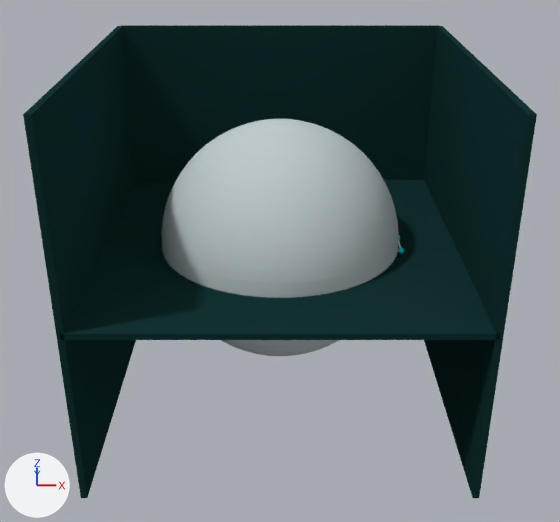
Before and after pictures for a commit that changed the Blender file demos/atlas/chain.blend.
Rendered twice from a 50 mm lens placed at (0.0, -24.08, 11.12), pointed at (0.0, -0.31, -0.72). The lights are fixed; the arrows at lower left show +X, +Y and +Z.
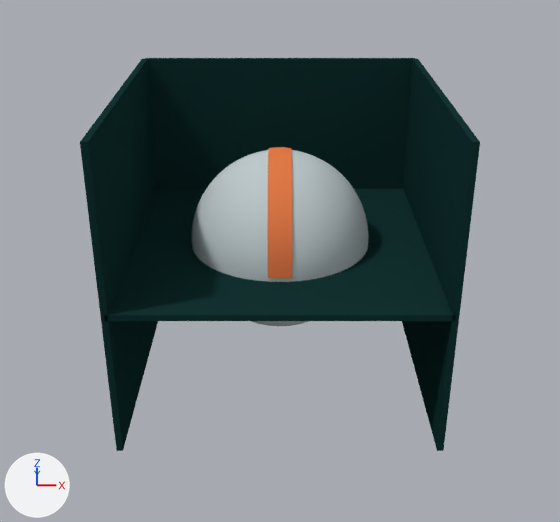
Where the newer file only moved an object's origin or applied its transform, the numbers keep the older frame.

Where the change shows, as pixel boxes [x1, y1, x2, y2] in the pictures (560 x 522 px; the box of a moved part takes in the faces that stretch with it):
'Cube.001', moved, rescaled (15% narrower, 15% shorter): before [121, 25, 439, 180]; after [145, 58, 415, 189]
'Cube', rescaled (20% narrower, 17% shorter): before [60, 180, 500, 340]; after [104, 189, 456, 321]
'Cube.003', moved, rescaled (31% narrower, 17% shorter): before [23, 26, 136, 498]; after [80, 59, 158, 451]
'Cube.002', moved, rescaled (31% narrower, 17% shorter): before [424, 26, 537, 498]; after [402, 59, 480, 451]
'Sphere', reshaped (26% narrower, 26% shorter): before [161, 119, 399, 356]; after [192, 150, 368, 326]
'Grid', added (orange): after [268, 147, 292, 278]
part 1 of me_sphere, moved or reshaped: before [161, 119, 399, 356]; after [192, 150, 368, 326]

The change, as a list of edits to the scene's bpy script:
```text
Add mat_obstacle:
    mat_obstacle = diffuse_material('Obstacle')
    mat_obstacle.base_color = (0.8, 0.206, 0.0688)  # orange #e77d4a
Change me_sphere:
    used by ob_sphere; location = (0.0, 0.0, 0.0); scale = (4.0, 4.0, 4.0)
    remove me_sphere.from_pydata(...)  # 1986 vertices, 2048 faces; spans x -1.0..1.0, y -1.0..1.0, z -1.0..1.0
    add me_sphere.from_pydata(...)  # 1986 vertices, 2048 faces; spans x -0.75..0.75, y -0.75..0.75, z -0.75..0.75
    me_sphere part 1: 1986 vertices removed from x -1.0..1.0, y -1.0..1.0, z -1.0..1.0; 1986 vertices added at x -0.75..0.75, y -0.75..0.75, z -0.75..0.75
    me_sphere part 2: the surface is now shaded smooth
Add me_grid:
    me_grid.from_pydata(...)  # 1024 vertices, 945 faces; spans x -0.38..0.38, y -3.05..3.05, z 0.05..3.05
    me_grid.polygons.foreach_set('use_smooth', [True] * 945)
    me_grid.materials.append(mat_obstacle)  # orange #e77d4a
Change ob_cube_003:
    ob_cube_003.location: (-6.0, 0.0, 0.0) -> (-5.0, 0.0, 0.0)
    ob_cube_003.scale: (0.1, 6.0, 6.0) -> (0.1, 5.0, 5.0)
Change ob_cube_002:
    ob_cube_002.location: (6.0, 0.0, 0.0) -> (5.0, 0.0, 0.0)
    ob_cube_002.scale: (0.1, 6.0, 6.0) -> (0.1, 5.0, 5.0)
Change ob_cube_001:
    ob_cube_001.location: (0.0, 6.0, 0.0) -> (0.0, 5.0, 0.0)
    ob_cube_001.scale: (6.0, 0.1, 6.0) -> (5.0, 0.1, 5.0)
Change ob_cube:
    ob_cube.scale: (6.0, 6.0, 0.1) -> (5.0, 5.0, 0.1)
Add ob_grid:
    ob_grid = bpy.data.objects.new('Grid', me_grid)
    ob_grid.location = (0.0, 0.0, 0.0)
```
